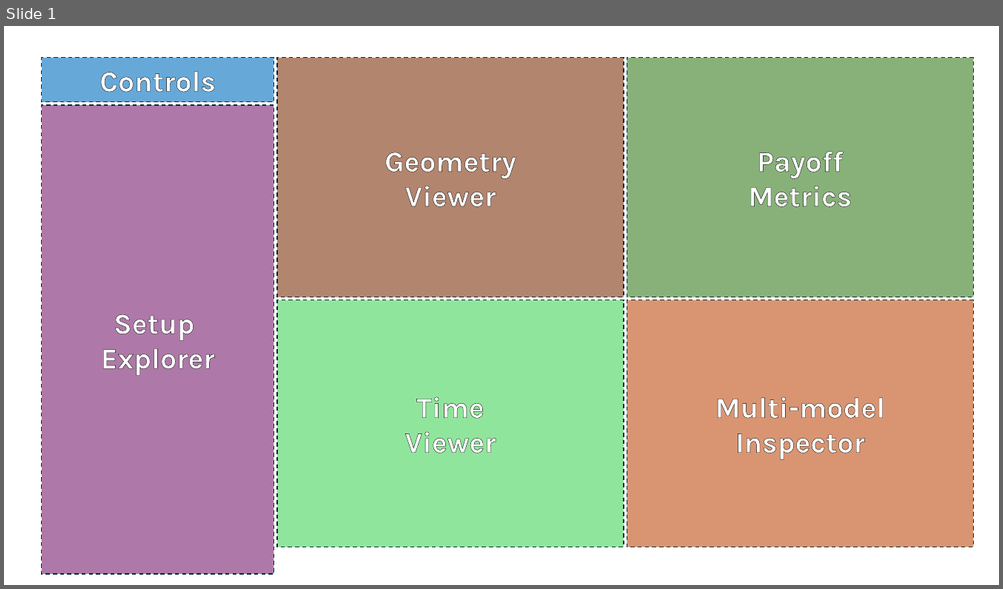
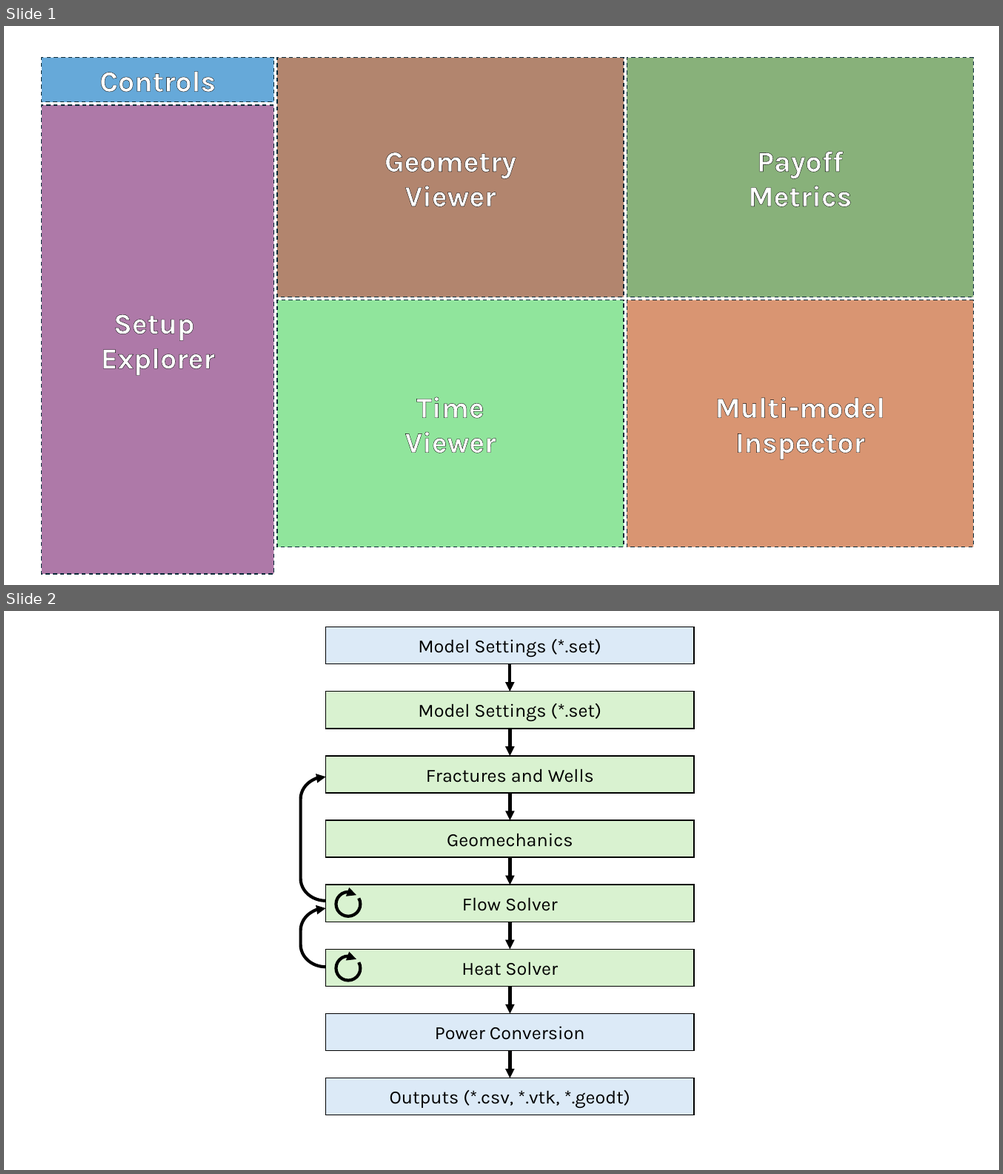
Before and after one commit to lfrash/GeoDT, a slide deck: documentation/intro material.pptx. Shown one above the other, each under a label of ours: slide 1 before the commit, slides 1 and 2 after it. The pictures are 1003x589 and 1003x1174 pixels, drawn with LibreOffice and Linux fonts; fonts in the diff are those of the drawing; background and template pictures are left out. Boxes give left, top, right and bottom in pixels: in the first picture for what was removed or moved away, otherwise in the second. Text is boxed around its words. In the diff, an @@ line names an element or a change of style, - is before the commit and + after.

Commit message:
Restructured code for geodt and gringarten
Restructured and updated the code to enable use of a new Gringarten based solver, new well models, improve cost models, history match to blue mountain, batch run with a structured grid, and updated documentation to include more detailed validation cases.

```diff
--- a/documentation/intro material.pptx
+++ b/documentation/intro material.pptx
@@ slide 2 added at (4, 611, 999, 1170), background #FFFFFF @@
@@ rectangle added at (326, 627, 694, 664), fill #DCEAF7, outline #000000 1 pt, 18 pt, text #000000 @@
+Model Settings (*.set)
@@ arrow added from (510, 664) to (510, 692), #000000 3 pt @@
@@ rectangle added at (326, 692, 694, 729), fill #D9F2D0, outline #000000 1 pt, 18 pt, text #000000 @@
+Model Settings (*.set)
@@ arrow added from (510, 729) to (510, 756), #000000 3 pt @@
@@ rectangle added at (326, 756, 694, 793), fill #D9F2D0, outline #000000 1 pt, 18 pt, text #000000 @@
+Fractures and Wells
@@ left bracket added at (300, 777, 326, 900), outline #000000 3 pt @@
@@ arrow added from (510, 793) to (510, 820), #000000 3 pt @@
@@ rectangle added at (326, 820, 694, 858), fill #D9F2D0, outline #000000 1 pt, 18 pt, text #000000 @@
+Geomechanics
@@ arrow added from (510, 858) to (510, 885), #000000 3 pt @@
@@ rectangle added at (326, 885, 694, 922), fill #D9F2D0, outline #000000 1 pt, 18 pt, text #000000 @@
+Flow Solver
@@ arc (boxed as its full ellipse) added at (336, 892, 361, 917), outline #000000 3 pt @@
@@ left bracket added at (300, 908, 326, 968), outline #000000 3 pt @@
@@ arrow added from (510, 922) to (510, 950), #000000 3 pt @@
@@ rectangle added at (326, 950, 694, 987), fill #D9F2D0, outline #000000 1 pt, 18 pt, text #000000 @@
+Heat Solver
@@ arc (boxed as its full ellipse) added at (336, 957, 361, 981), outline #000000 3 pt @@
@@ arrow added from (510, 986) to (510, 1014), #000000 3 pt @@
@@ rectangle added at (326, 1014, 694, 1051), fill #DCEAF7, outline #000000 1 pt, 18 pt, text #000000 @@
+Power Conversion
@@ arrow added from (510, 1051) to (510, 1079), #000000 3 pt @@
@@ rectangle added at (326, 1079, 694, 1116), fill #DCEAF7, outline #000000 1 pt, 18 pt, text #000000 @@
+Outputs (*.csv, *.vtk, *.geodt)
```
Also in this commit, not shown: 50 other files.
